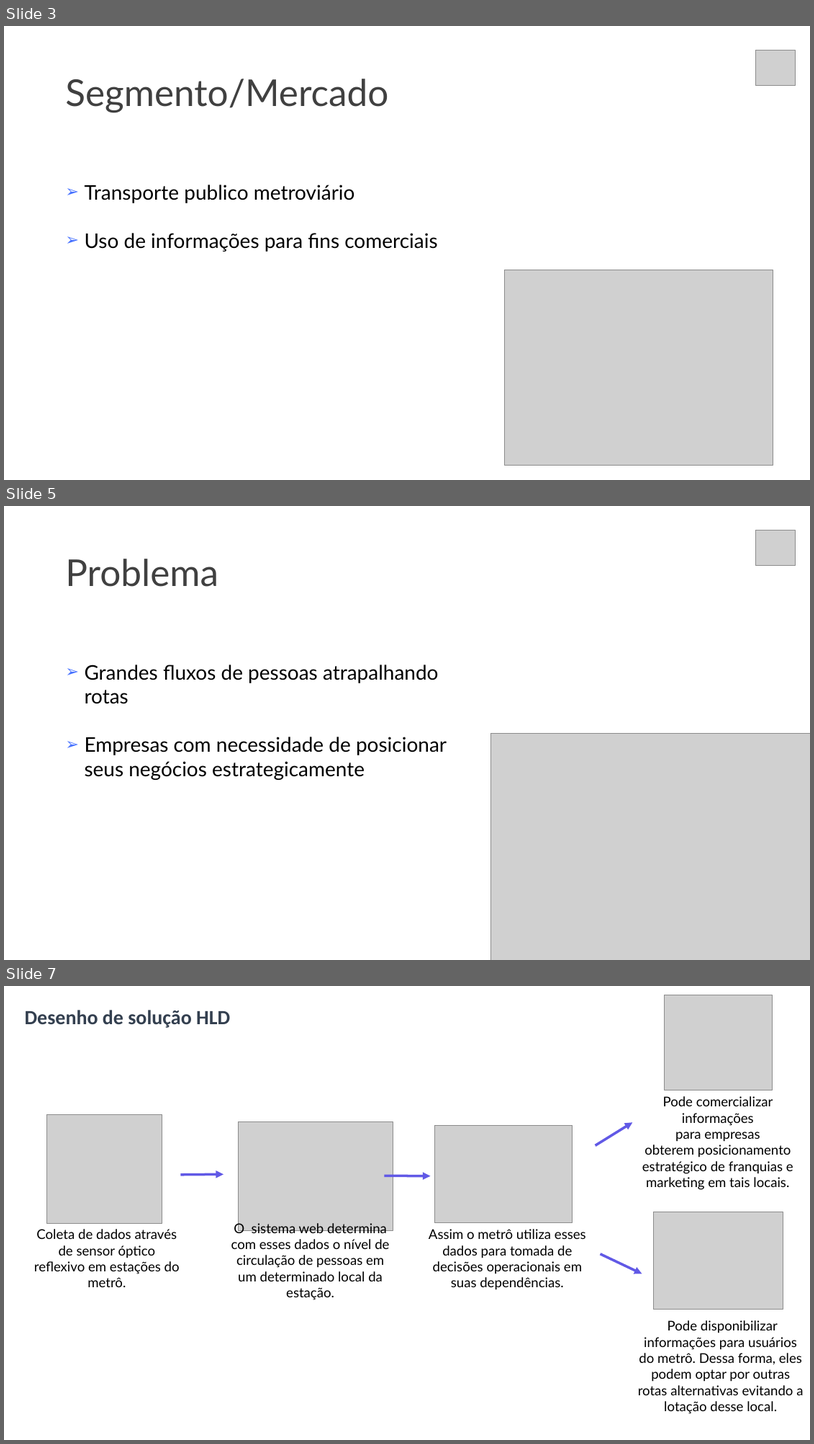
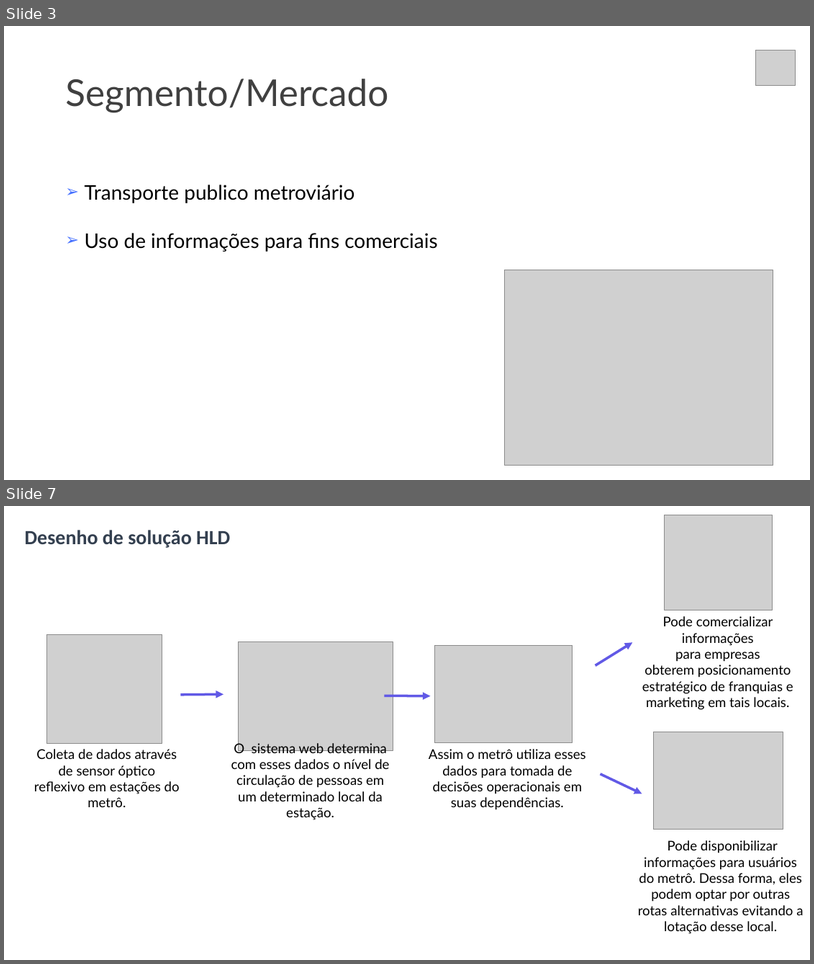
Before and after one commit to larissaSousa1998/segunda-sprint, a slide deck: Documentação/slide-synergy.pptx. Shown one above the other, each under a label of ours: slides 3, 5 and 7 before the commit, slides 3 and 7 after it; the slides between them are not shown. The pictures are 814x1444 and 814x964 pixels, drawn with LibreOffice and Linux fonts; fonts in the diff are those of the drawing; grey boxes stand for pictures. Boxes give left, top, right and bottom in pixels: in the first picture for what was removed or moved away, otherwise in the second. Text is boxed around its words. In the diff, an @@ line names an element or a change of style, - is before the commit and + after.

```diff
--- a/Documentação/slide-synergy.pptx
+++ b/Documentação/slide-synergy.pptx
@@ slide 5 removed at (4,506,810,960), background #FFFFFF @@
@@ picture removed at (756,530,797,566) @@
@@ title removed at (65,559,219,587) @@
-Problema
@@ text removed at (85,664,447,780) @@
-➢ Grandes fluxos de pessoas atrapalhando rotas
-➢ Empresas com necessidade de posicionar seus negócios estrategicamente
@@ picture removed at (491,734,810,960) @@
```
Also in this commit, not shown: 2 slides changed, 1 slide added.
